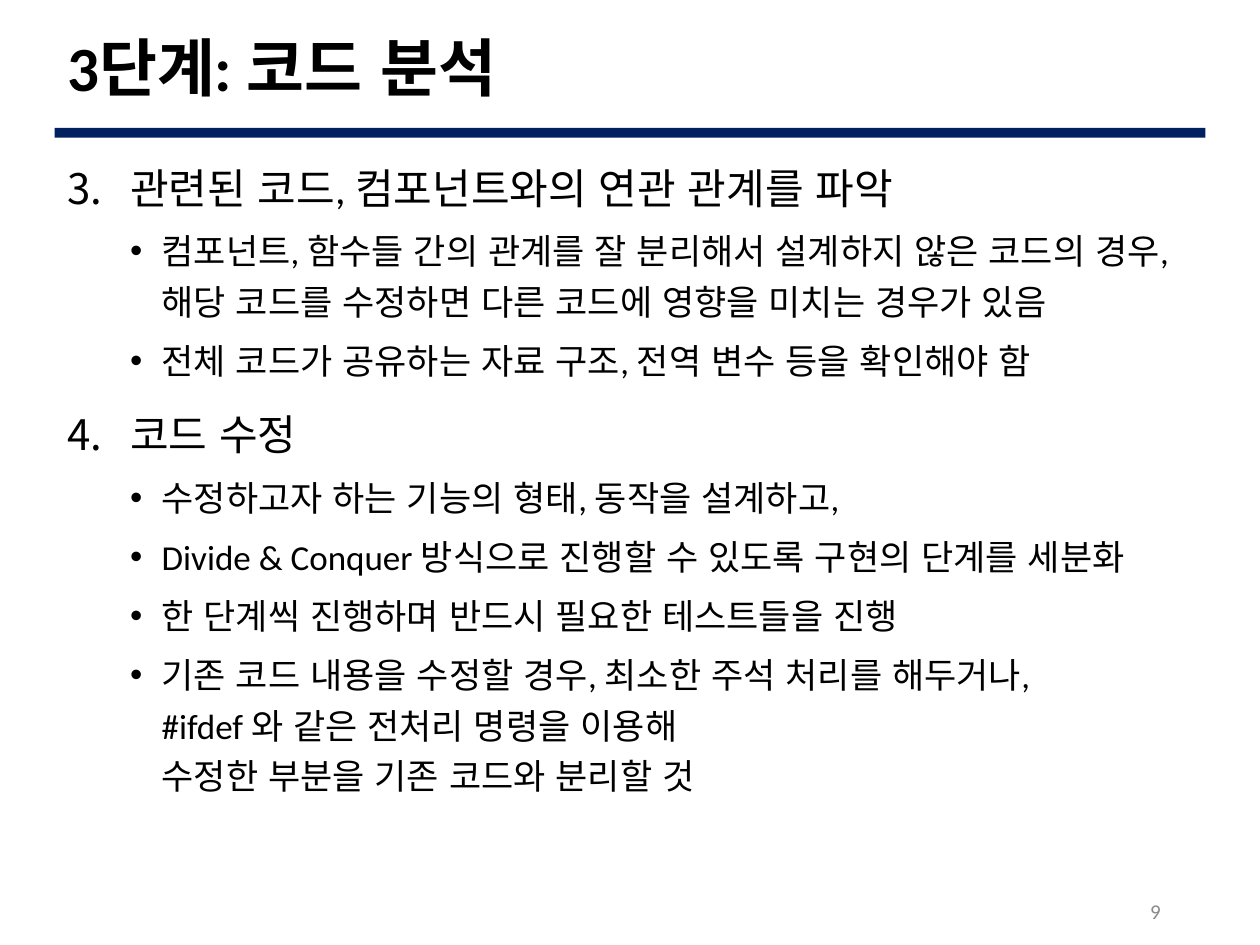
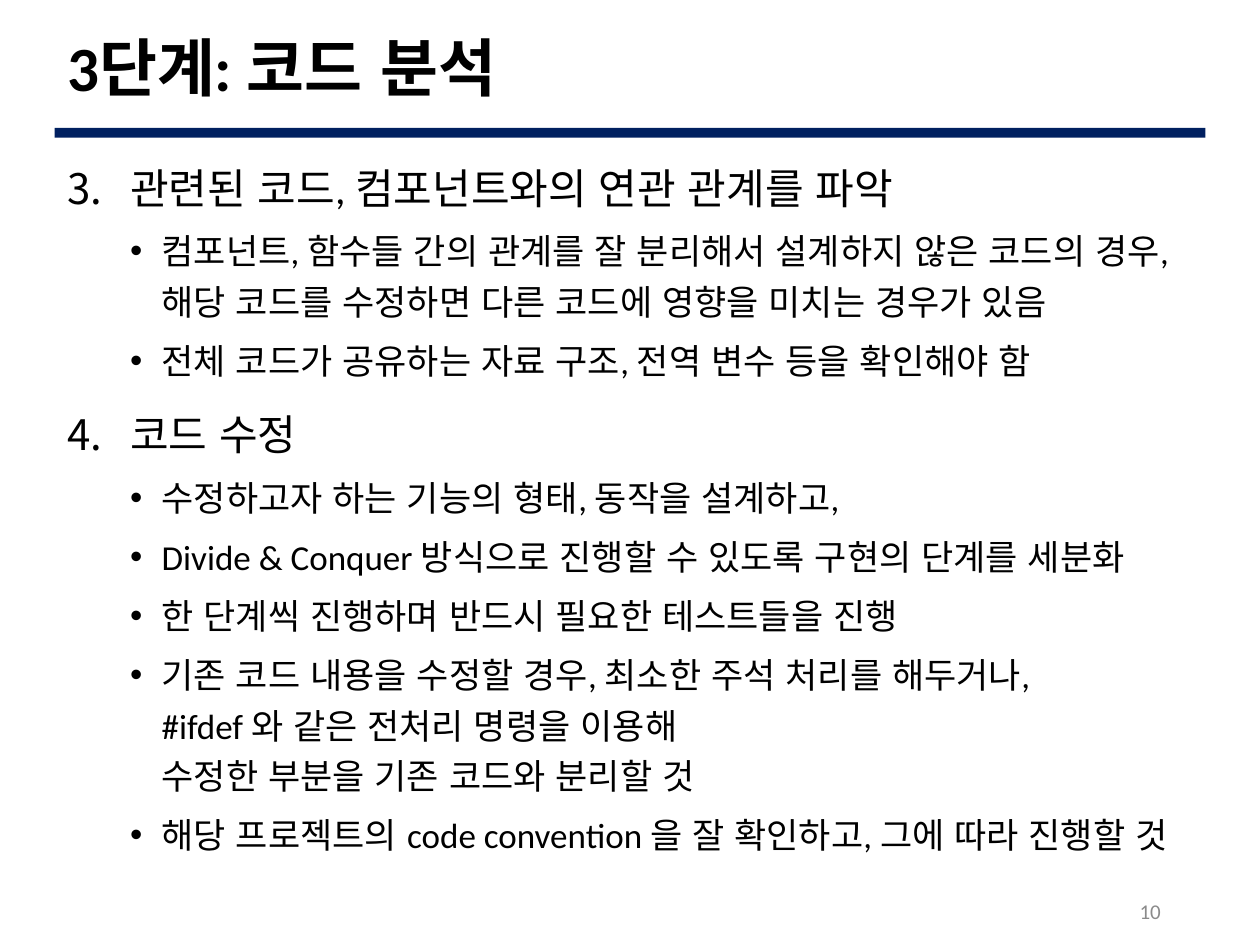
Before and after one commit to JBNU-JEduTools/osscourse, a slide deck: slide 10 of Slides 2020/8. 코드 분석 1.pptx (slide 9 before the commit). Drawn at 1260x945 pixels with LibreOffice and Linux fonts; fonts in the diff are those of the drawing; background and template pictures are left out. Boxes give left, top, right and bottom in pixels: in the first picture for what was removed or moved away, otherwise in the second. Text is boxed around its words. In the diff, an @@ line names an element or a change of style, - is before the commit and + after.

```diff
--- a/Slides 2020/8. 코드 분석 1.pptx
+++ b/Slides 2020/8. 코드 분석 1.pptx
@@ text at [162, 818, 1167, 853]: paragraph added @@
+  • 해당 프로젝트의 code convention 을 잘 확인하고, 그에 따라 진행할 것
@@ page number at [1140, 905, 1161, 919]: text changed @@
-9
+10
```
Also in this commit, not shown: 9 other slides changed, 1 slide added, 1 slide removed, 10 other files.
